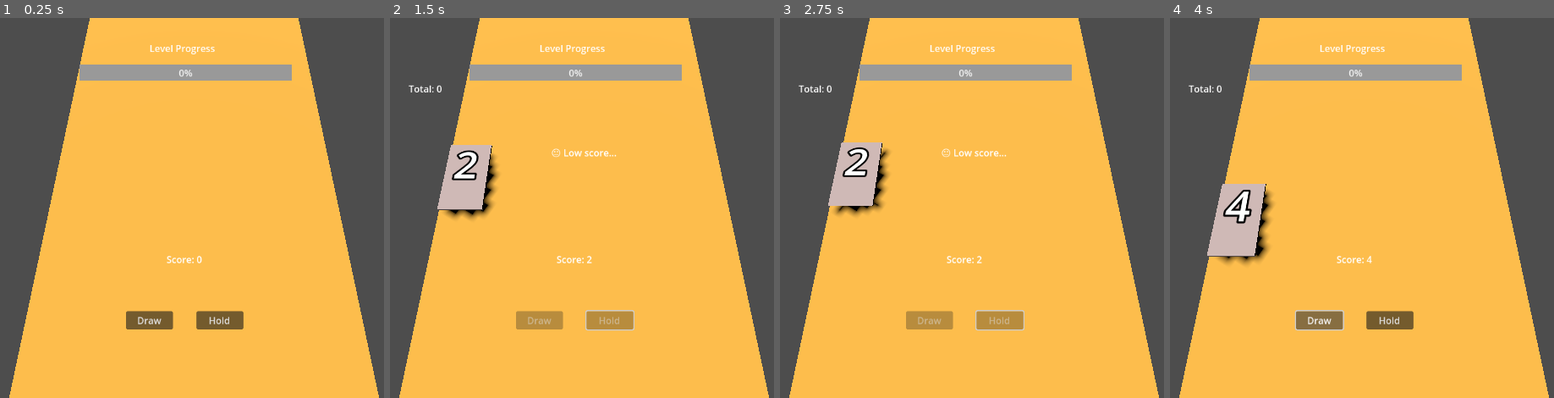
Above: before the commit, frames 1-4 (left to right).
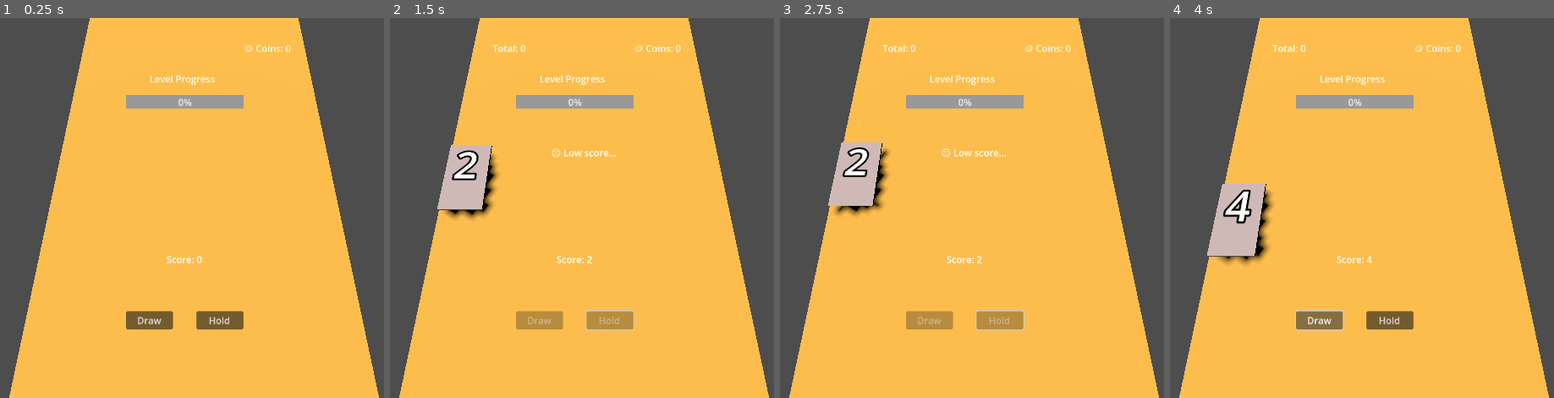
Above: after the commit, the same moments.

Repository: szefer-piotr/mobile_game
Game: Godot game, scene res://Main.tscn
Two runs of this game, one before a commit and one after it. Both use one fixed random seed, a clock stepped at 60 frames per second and the inputs below.
Inputs:
- Up to frame 1 (0.25 s): no input
- Up to frame 2 (1.5 s): click "Draw" at 0.5 s; click "Hold" at 1.25 s
- Up to frame 3 (2.75 s): no input
- Up to frame 4 (4 s): tap Enter at 2.75 s; click "Draw" at 3.5 s

The runs differ from the first frame. In frame 1, 3.7% of the frame differs, in the area x 20-76%, y 7-24%; in frame 2, 3.9%, in the area x 4-76%, y 7-24%; in frame 3, 3.9%; in frame 4, 3.9%.

Commit message:
Initial coin system.

Diff:
--- /dev/null
+++ b/CurrencyManager.gd
@@ -0,0 +1,24 @@
+extends Node
+
+var coins: int = 0
+@onready var coin_label = null
+
+func _ready():
+	if coin_label == null and get_tree().root.has_node("Main/CanvasLayer/CoinLabel"):
+		coin_label = get_tree().root.get_node("Main/CanvasLayer/CoinLabel")
+	update_coin_ui()
+
+func add_coins(amount: int):
+	coins += amount
+	update_coin_ui()
+
+func spend_coins(amount: int) -> bool:
+	if coins >= amount:
+		coins -= amount
+		update_coin_ui()
+		return true
+	return false
+
+func update_coin_ui():
+	if coin_label:
+		coin_label.text = "🪙 Coins: " + str(coins)
--- a/Main.gd
+++ b/Main.gd
@@ -94,6 +94,15 @@
 	result_label.text = msg
 	total_label.text = "Total: " + str(total_score)
 
+	# Give coins as Blackjack reward
+	var reward = 0
+	if current_score == 21:
+		reward = 50
+	elif current_score >= 18:
+		reward = current_score
+
+	CurrencyManager.add_coins(reward)
+
 	# Update progress bar target value (modulo if you want looped bar)
 	target_score_bar_value = float(total_score % 100)
 
--- a/Main.tscn
+++ b/Main.tscn
@@ -30,7 +30,7 @@
 transform = Transform3D(1, 0, 0, 0, 0.34202, 0.939693, 0, -0.939693, 0.34202, 0, 2, 1)
 
 [node name="DirectionalLight3D" type="DirectionalLight3D" parent="."]
-transform = Transform3D(0.873636, 0.48658, 1.1432e-08, -0.0176858, 0.0317542, 0.999339, 0.486258, -0.873059, 0.0363472, -2.87101, 3.31518, 2.01661)
+transform = Transform3D(0.873636, 0.48658, 1.2915e-08, -0.0176858, 0.0317542, 0.999339, 0.486258, -0.873059, 0.0363472, -4.21687, 2.41694, -4.02756)
 light_color = Color(0.985377, 0.92445, 0.950076, 1)
 shadow_enabled = true
 
@@ -45,10 +45,10 @@
 horizontal_alignment = 1
 
 [node name="TotalScoreLabel" type="Label" parent="CanvasLayer"]
-offset_left = 277.0
-offset_top = 109.0
-offset_right = 317.0
-offset_bottom = 132.0
+offset_left = 420.0
+offset_top = 40.0
+offset_right = 460.0
+offset_bottom = 63.0
 
 [node name="DrawButton" type="Button" parent="CanvasLayer"]
 anchors_preset = 7
@@ -85,18 +85,18 @@
 
 [node name="ScoreProgressLabel" type="Label" parent="CanvasLayer"]
 offset_left = 500.0
-offset_top = 40.0
+offset_top = 92.0
 offset_right = 612.0
-offset_bottom = 63.0
+offset_bottom = 115.0
 text = "Level Progress"
 
 [node name="ScoreProgressBar" type="ProgressBar" parent="CanvasLayer"]
 anchors_preset = 10
 anchor_right = 1.0
-offset_left = 380.0
-offset_top = 80.0
-offset_right = -410.0
-offset_bottom = 107.0
+offset_left = 460.0
+offset_top = 132.0
+offset_right = -492.0
+offset_bottom = 155.0
 grow_horizontal = 2
 theme_override_styles/background = SubResource("StyleBoxFlat_0xlr5")
 theme_override_styles/fill = SubResource("StyleBoxFlat_h12kk")
@@ -116,5 +116,13 @@
 horizontal_alignment = 1
 vertical_alignment = 1
 
+[node name="CoinLabel" type="Label" parent="CanvasLayer"]
+offset_left = 620.0
+offset_top = 40.0
+offset_right = 742.0
+offset_bottom = 67.0
+text = "Coins: 0"
+horizontal_alignment = 2
+
 [connection signal="pressed" from="CanvasLayer/DrawButton" to="." method="_on_DrawButton_pressed"]
 [connection signal="pressed" from="CanvasLayer/HoldButton" to="." method="_on_HoldButton_pressed"]
--- a/project.godot
+++ b/project.godot
@@ -12,8 +12,12 @@
 
 config/name="casino_game"
 run/main_scene="res://Main.tscn"
-config/features=PackedStringArray("4.4", "Mobile")
+config/features=PackedStringArray("4.3", "Mobile")
 config/icon="res://icon.svg"
+
+[autoload]
+
+CurrencyManager="*res://CurrencyManager.gd"
 
 [rendering]
 
Not shown: 1 places in Card3D.tscn that only renumber resources
Not shown: 1 places in Main.tscn that only renumber resources
